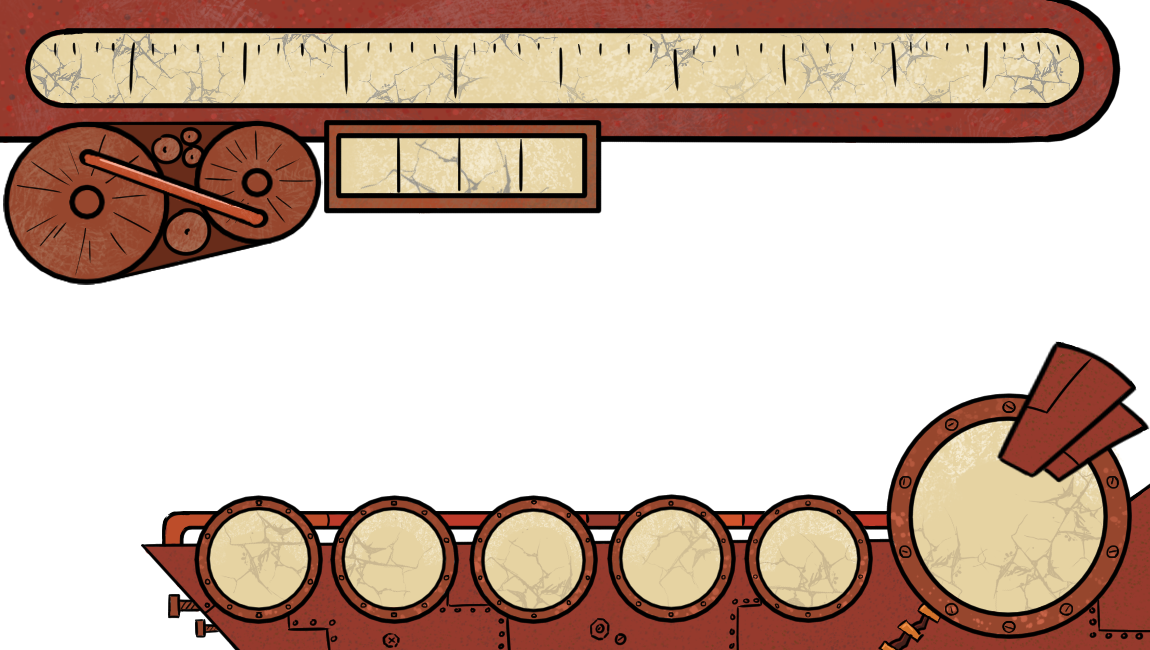
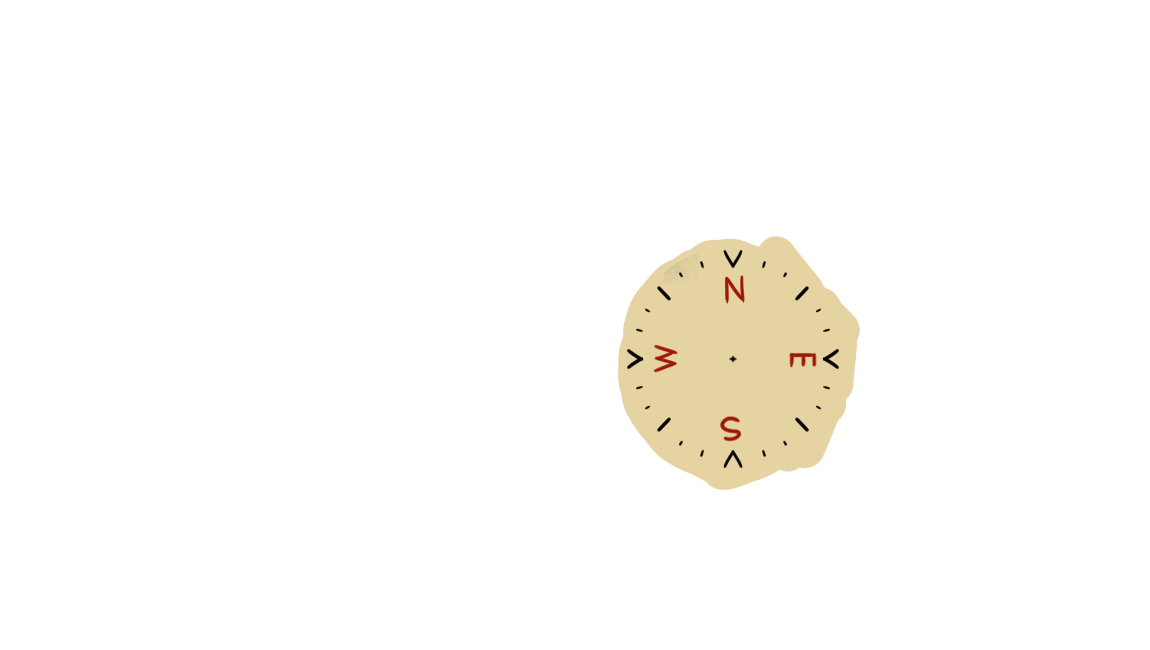
The second 1150x650 image is a revision of the first. Changes to its layers:
hid group "Inventory" (7 layers) over <box>0,64,1150,650</box>
hid group "Health Bar" (7 layers) over <box>0,0,1134,384</box>
added group "Compass" with 2 layers above "Layer 1" over <box>19,136,979,648</box>
added layer "Layer 31 Merged" in group "Compass" over <box>19,136,915,584</box>
